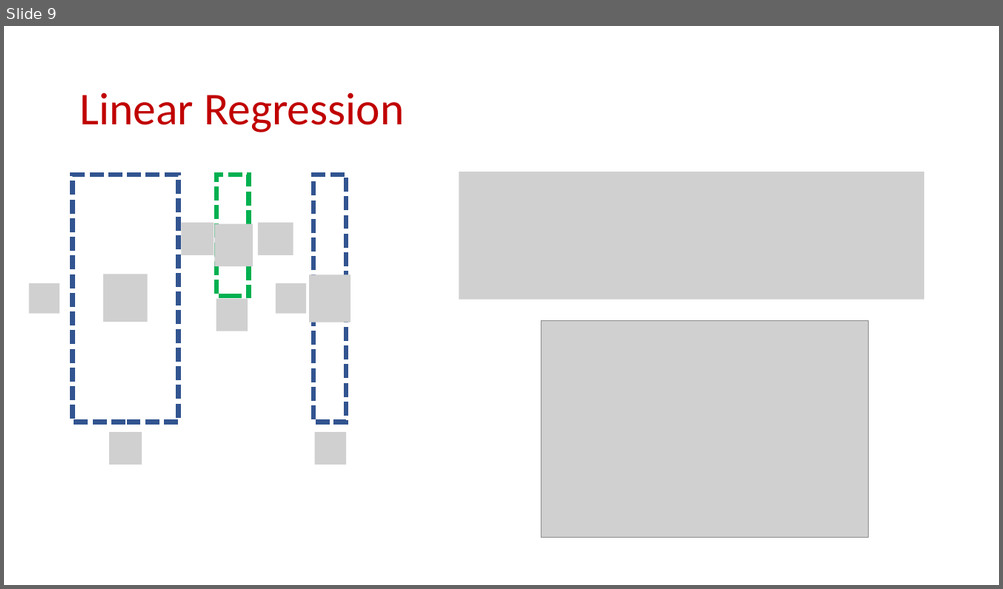
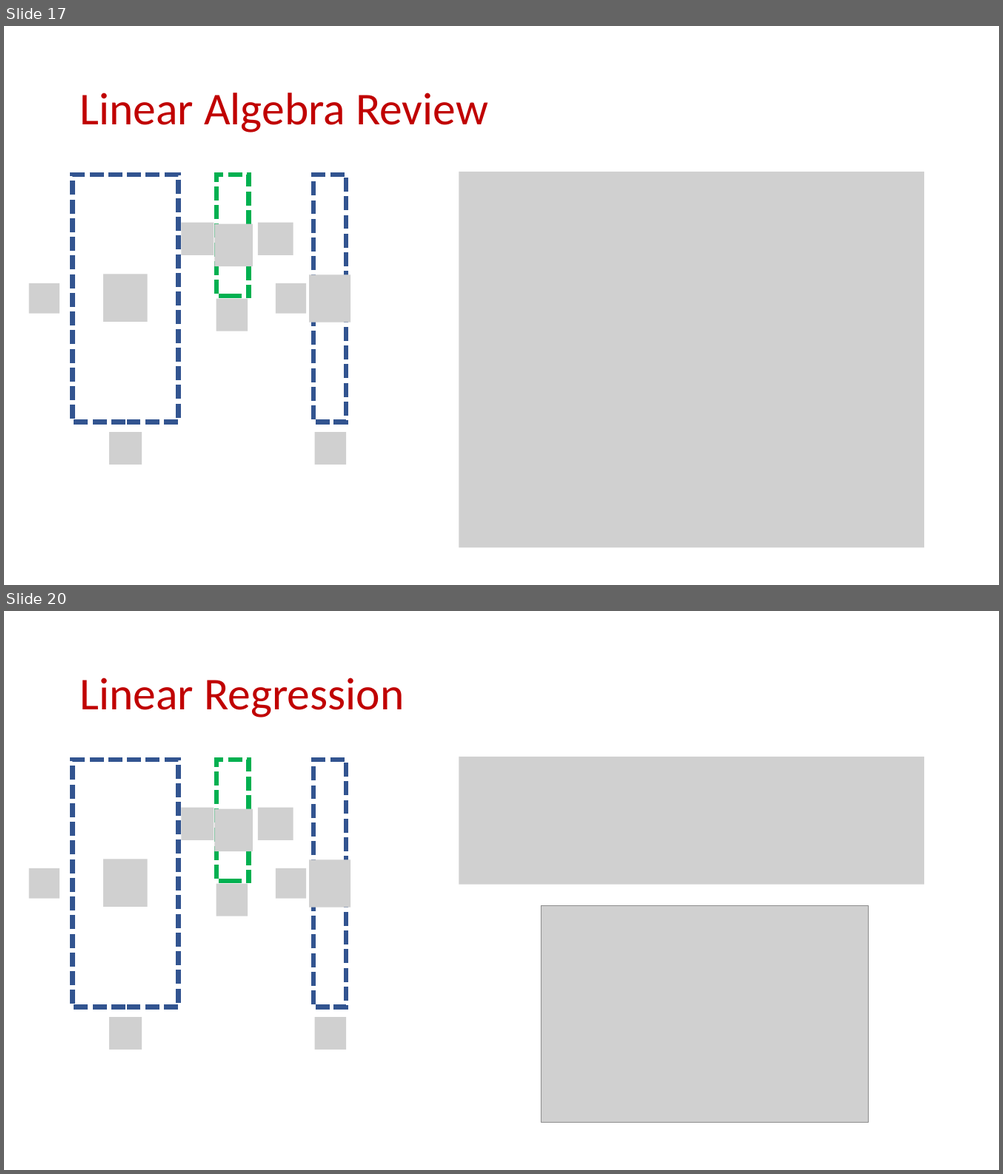
Before and after one commit to samsonzhou/samsonzhou.github.io, a slide deck: CSCE689-23/L26.pptx. Shown one above the other, each under a label of ours: slide 9 before the commit, slides 17 and 20 after it; the slides between them are not shown. The pictures are 1003x589 and 1003x1174 pixels, drawn with LibreOffice and Linux fonts; fonts in the diff are those of the drawing; grey boxes stand for pictures. Boxes give left, top, right and bottom in pixels: in the first picture for what was removed or moved away, otherwise in the second. Text is boxed around its words. In the diff, an @@ line names an element or a change of style, - is before the commit and + after.

```diff
--- a/CSCE689-23/L26.pptx
+++ b/CSCE689-23/L26.pptx
@@ slide 17 added at (4,26,999,585), background #FFFFFF @@
@@ title added at (79,93,488,133), 44 pt, text #C00000 @@
+Linear Algebra Review
@@ rectangle added at (73,175,179,423), outline #325491 4.5 pt dashed @@
@@ rectangle added at (216,175,249,297), outline #00B050 4.5 pt dashed @@
@@ rectangle added at (313,175,347,423), outline #325491 4.5 pt dashed @@
@@ picture added at (459,172,924,548) @@
@@ picture added at (182,223,214,256) @@
@@ picture added at (214,224,253,266) @@
@@ picture added at (258,223,293,256) @@
@@ picture added at (28,284,60,313) @@
@@ picture added at (103,275,148,322) @@
@@ picture added at (276,284,306,313) @@
@@ picture added at (309,275,351,323) @@
@@ picture added at (216,299,247,332) @@
@@ picture added at (109,432,142,466) @@
@@ picture added at (314,432,346,466) @@
@@ what was slide 9 is now slide 20 @@
```
Also in this commit, not shown: 31 other slides added, 2 other files.
